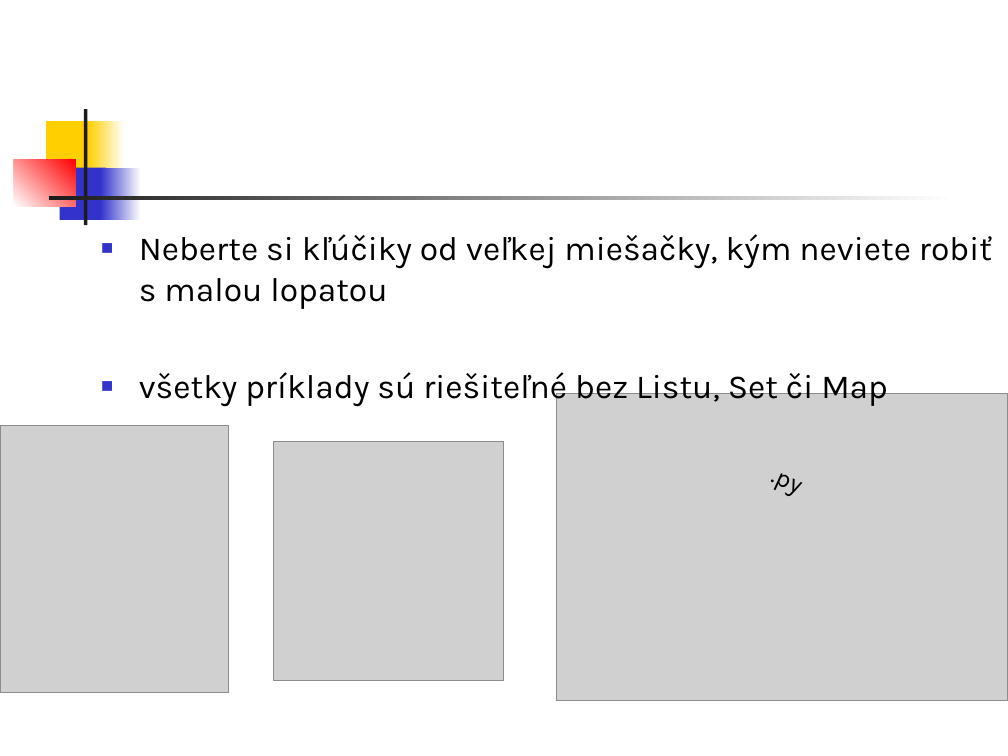
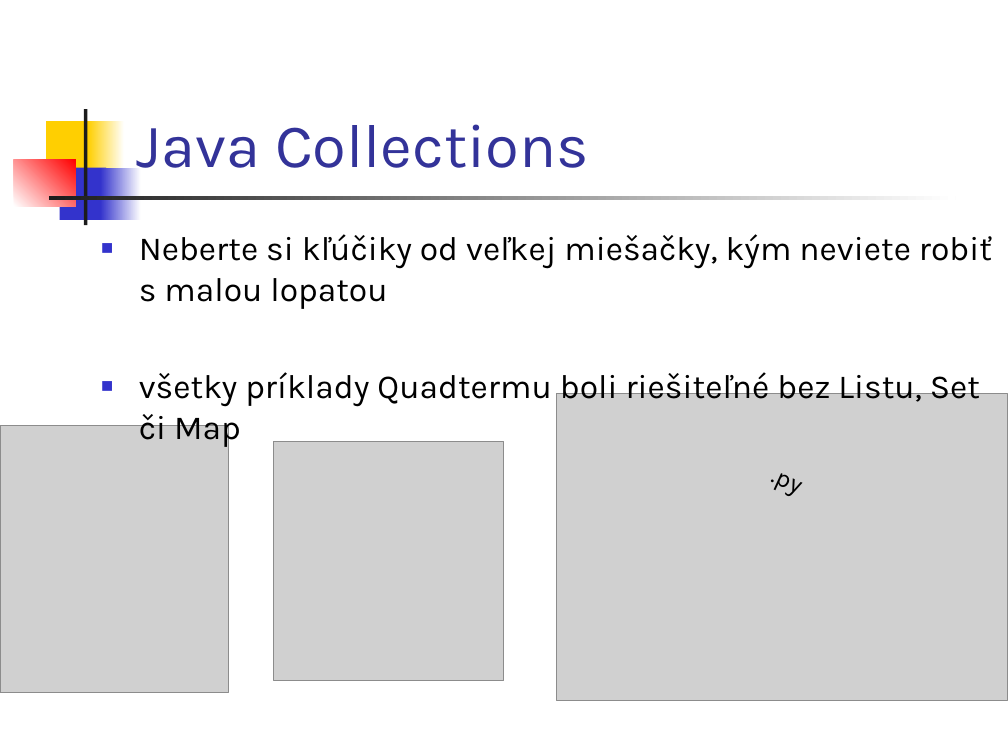
Before and after one commit to Programovanie4/Prednasky, a slide deck: slide 4 of 06/06_java.ppt (slide 3 before the commit). Drawn at 1008x756 pixels with LibreOffice and Linux fonts; fonts in the diff are those of the drawing; grey boxes stand for pictures. Boxes give left, top, right and bottom in pixels: in the first picture for what was removed or moved away, otherwise in the second. Text is boxed around its words. In the diff, an @@ line names an element or a change of style, - is before the commit and + after.

```diff
--- a/06/06_java.ppt
+++ b/06/06_java.ppt
@@ title added at (137, 124, 589, 168), 44 pt, text #333399 @@
+Java Collections
@@ text at (139, 368, 980, 447): text changed @@
-■ všetky príklady sú riešiteľné bez Listu, Set či Map
+■ všetky príklady Quadtermu boli riešiteľné bez Listu, Set či Map
```
Also in this commit, not shown: 5 other slides changed, 2 slides added, 1 slide removed, 2 other files.
